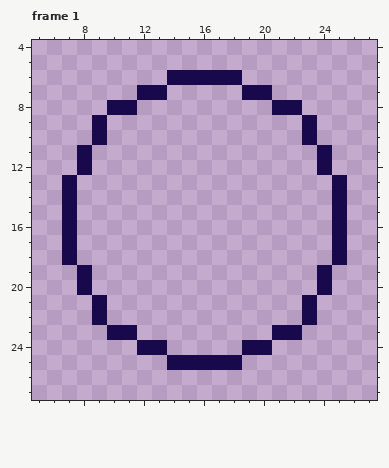
A pixel-art file gets an edit: art/mage/orb.ase. The picture above is the old version.
32x32 pixels, 1 frame. Shown: frame 1: x 5..27, y 4..27. The commit also changed other frames, which this record leaves out.
The result:
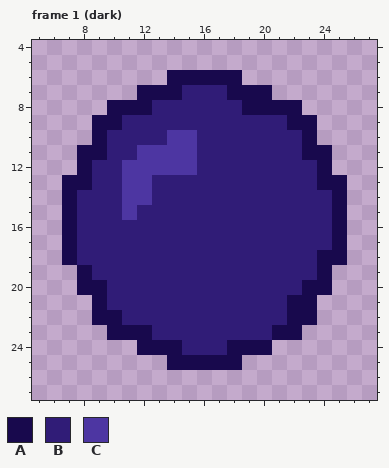
Palette (. is transparent): A #18094d  B #301c77  C #4d36a2
The author wrote: dark and light orb spell animation added
From old to new:
Changed rows in their new state; - is an unchanged pixel.
Frame 1 (dark):
first column x 8:
 7 ------ABBBA------
 8 ----ABBBBBBAA----
 9 --ABBBBBBBBBBBA--
10 --BBBBCCBBBBBBB--
11 -ABBCCCCBBBBBBBA-
12 -BBCCCCCBBBBBBBB-
13 ABBCCBBBBBBBBBBBA
14 BBBCCBBBBBBBBBBBB
15 BBBCBBBBBBBBBBBBB
16 BBBBBBBBBBBBBBBBB
17 BBBBBBBBBBBBBBBBB
18 BBBBBBBBBBBBBBBBA
19 -BBBBBBBBBBBBBBB-
20 -ABBBBBBBBBBBBBA-
21 --BBBBBBBBBBBBA--
22 --ABBBBBBBBBBBA--
23 ----ABBBBBBBB----
24 ------ABBBA------
